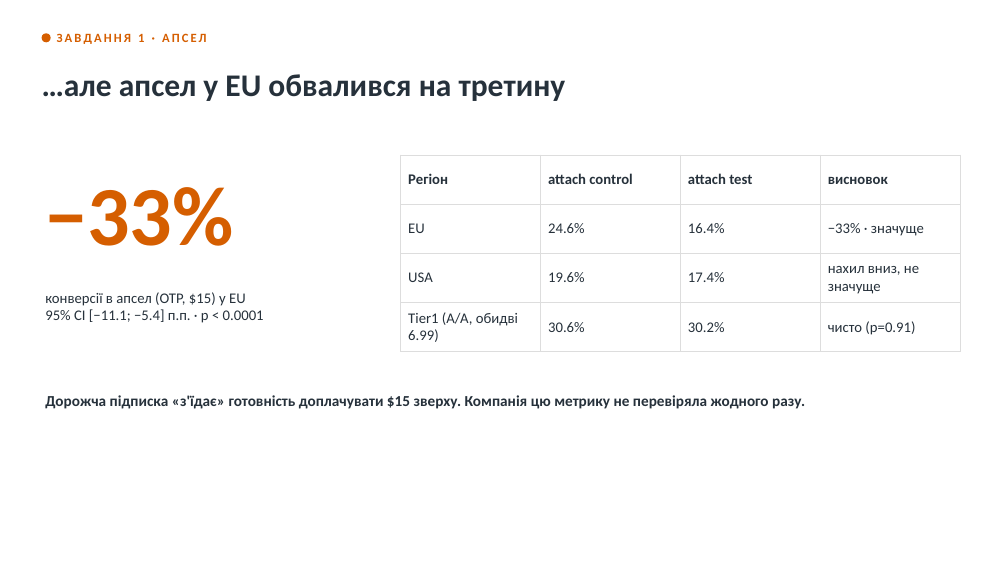
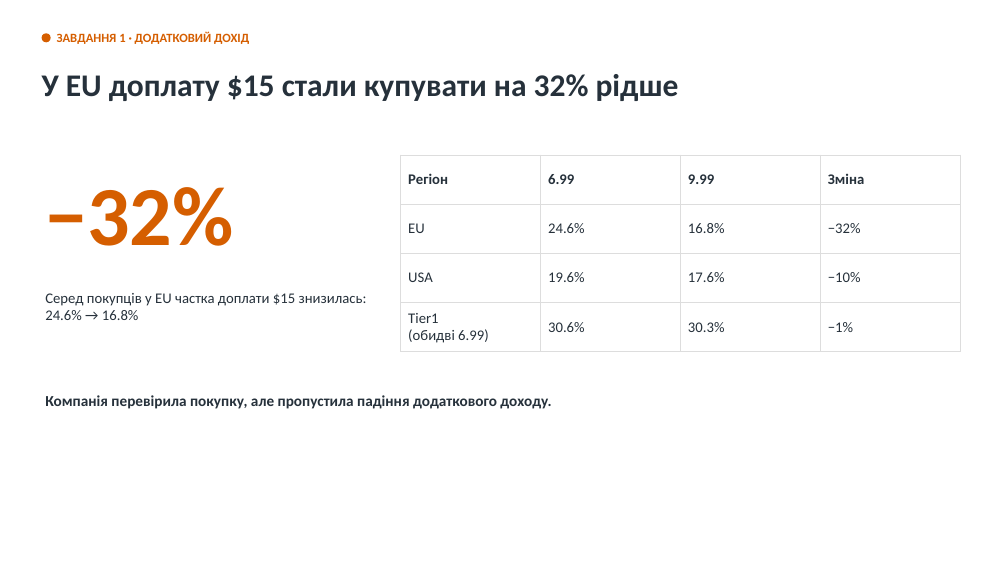
Before and after one commit to Trigger111/amo-case-nepop, a slide deck: slide 6 of AMO_case_presentation.pptx. Drawn at 1008x567 pixels with LibreOffice and Linux fonts; fonts in the diff are those of the drawing. Boxes give left, top, right and bottom in pixels: in the first picture for what was removed or moved away, otherwise in the second. Text is boxed around its words. In the diff, an @@ line names an element or a change of style, - is before the commit and + after.

```diff
--- a/AMO_case_presentation.pptx
+++ b/AMO_case_presentation.pptx
@@ text at [57,31,249,44]: text changed @@
-ЗАВДАННЯ 1 · АПСЕЛ
+ЗАВДАННЯ 1 · ДОДАТКОВИЙ ДОХІД
@@ text at [42,74,679,101]: text changed @@
-…але апсел у EU обвалився на третину
+У EU доплату $15 стали купувати на 32% рідше
@@ table at [401,155,960,352] @@
-row 1: Регіон | attach control | attach test | висновок
+row 1: Регіон | 6.99 | 9.99 | Зміна
-row 2, column 3: 16.4%
+row 2, column 3: 16.8%
-row 2, column 4: −33% · значуще
+row 2, column 4: −32%
-row 3, column 3: 17.4%
+row 3, column 3: 17.6%
-row 3, column 4: нахил вниз, не значуще
+row 3, column 4: −10%
-row 4: Tier1 (A/A, обидві 6.99) | 30.6% | 30.2% | чисто (p=0.91)
+row 4: Tier1 / (обидві 6.99) | 30.6% | 30.3% | −1%
@@ text at [45,187,233,246]: text changed @@
-−33%
+−32%
@@ text at [45,293,367,320]: text changed @@
-конверсії в апсел (OTP, $15) у EU
-95% CI [−11.1; −5.4] п.п. · p < 0.0001
+Серед покупців у EU частка доплати $15 знизилась:
+24.6% → 16.8%
@@ text at [45,395,551,409]: text changed @@
-Дорожча підписка «з'їдає» готовність доплачувати $15 зверху. Компанія цю метрику не перевіряла жодного разу.
+Компанія перевірила покупку, але пропустила падіння додаткового доходу.
```
Also in this commit, not shown: 11 other slides changed, 1 slide added, 1 slide removed, 2 other files.
